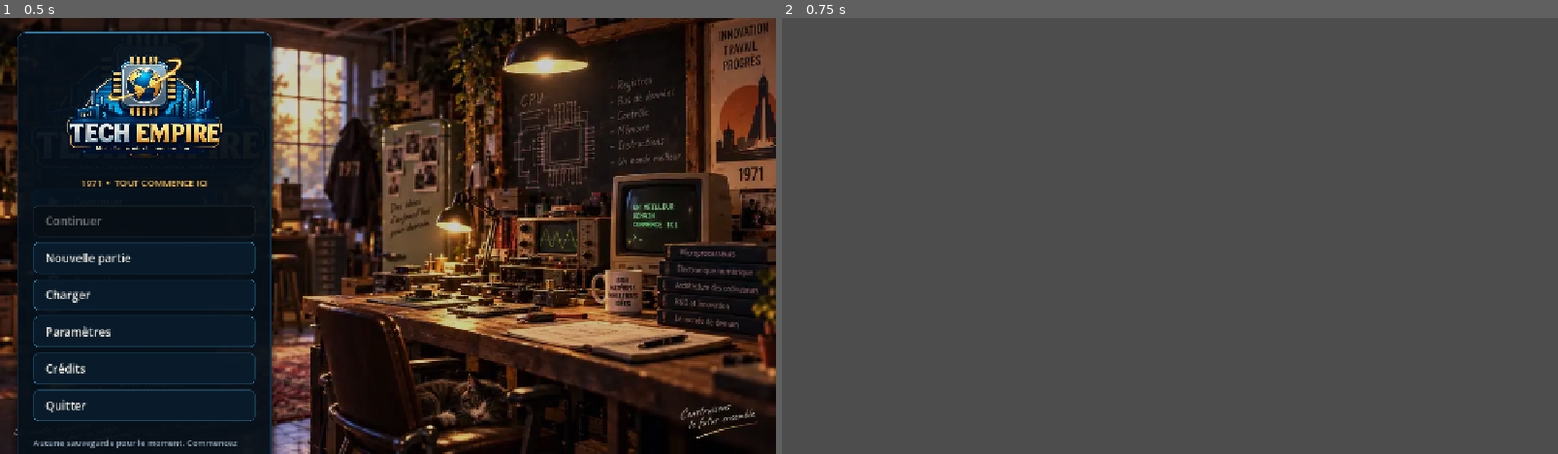
Above: before the commit, frames 1-2 (left to right).
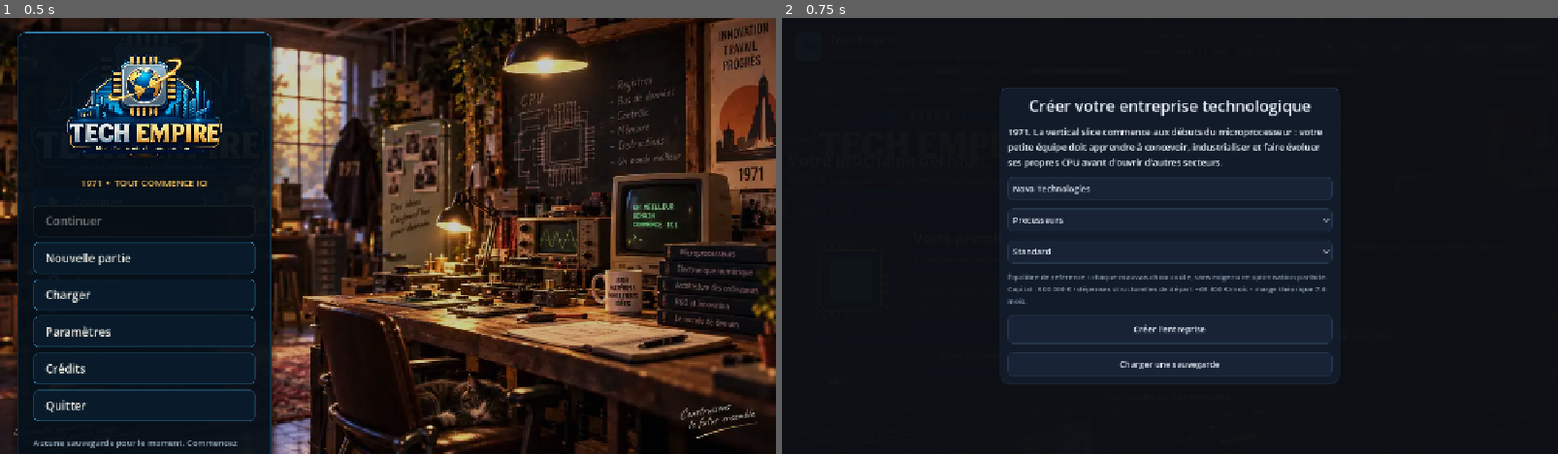
Above: after the commit, the same moments.

Repository: vadorus/addonhardwaregame2d
Game: Godot game, scene res://ui/MainMenuV031.tscn
The game is run twice, just before and just after one commit, with the same random seed, the same clock (stepped at 60 frames per second) and the same inputs.
Inputs:
- Up to frame 1 (0.5 s): no input
- Up to frame 2 (0.75 s): click "Nouvelle partie" at 0.5 s

Frame 1 is identical in both runs. In frame 2, 99% of the frame differs, in the area x 0-100%, y 0-100%.
Error before the commit: Parse Error: Identifier "patent_lab_deep_details_container" not declared in the current scope. (res://main.gd:1023)

Commit message:
fix(ui): repair patent container in guided CPU lab

Diff:
--- a/main.gd
+++ b/main.gd
@@ -1020,9 +1020,9 @@
 	var patent_box := VBoxContainer.new()
 	patent_card.add_child(patent_box)
 	patents_label = _rich_label()
-	patent_lab_deep_details_container.add_child(patents_label)
+	patent_box.add_child(patents_label)
 	var patent_actions := HFlowContainer.new()
-	patent_lab_deep_details_container.add_child(patent_actions)
+	patent_box.add_child(patent_actions)
 	var file_pat := Button.new()
 	file_pat.text = "Déposer le premier brevet candidat (8 000 €)"
 	file_pat.pressed.connect(_file_patent)
